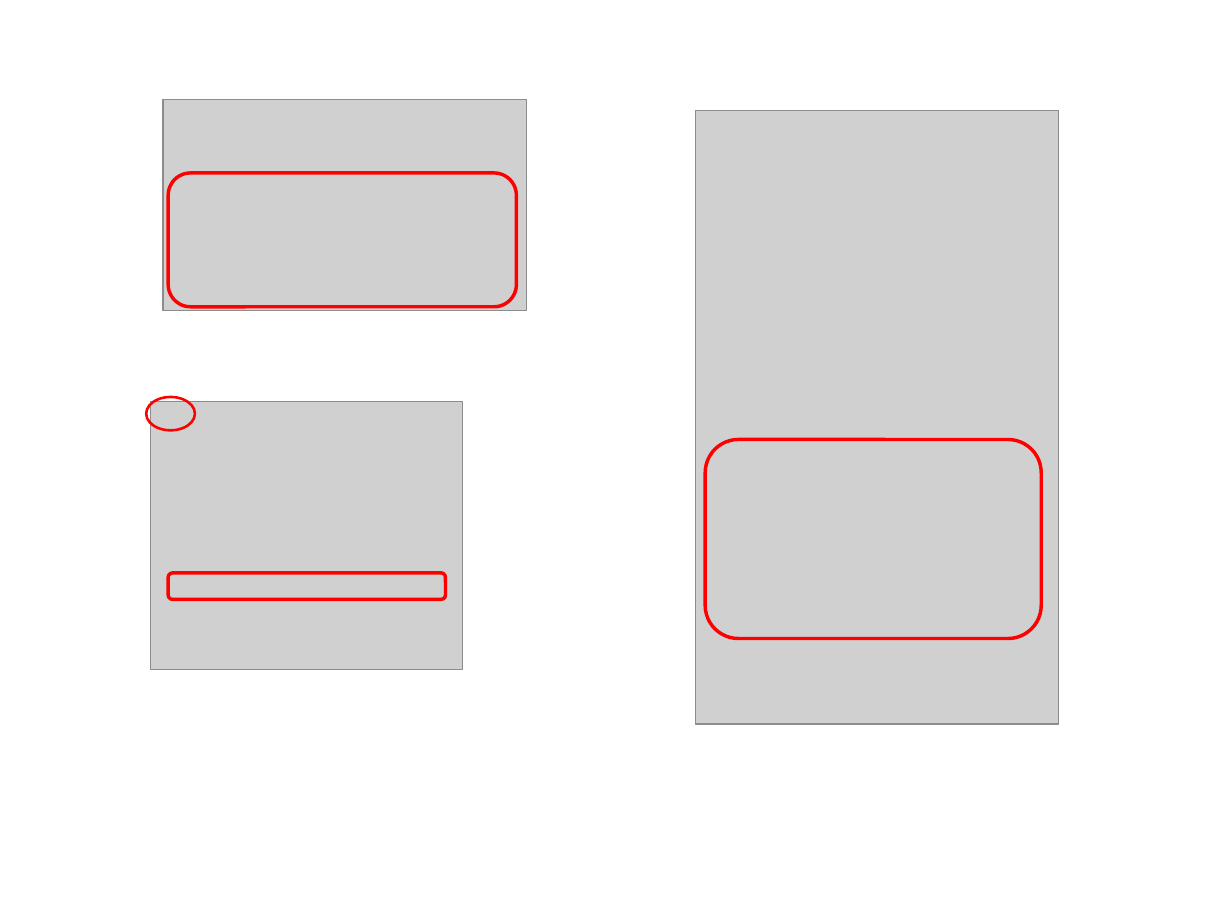
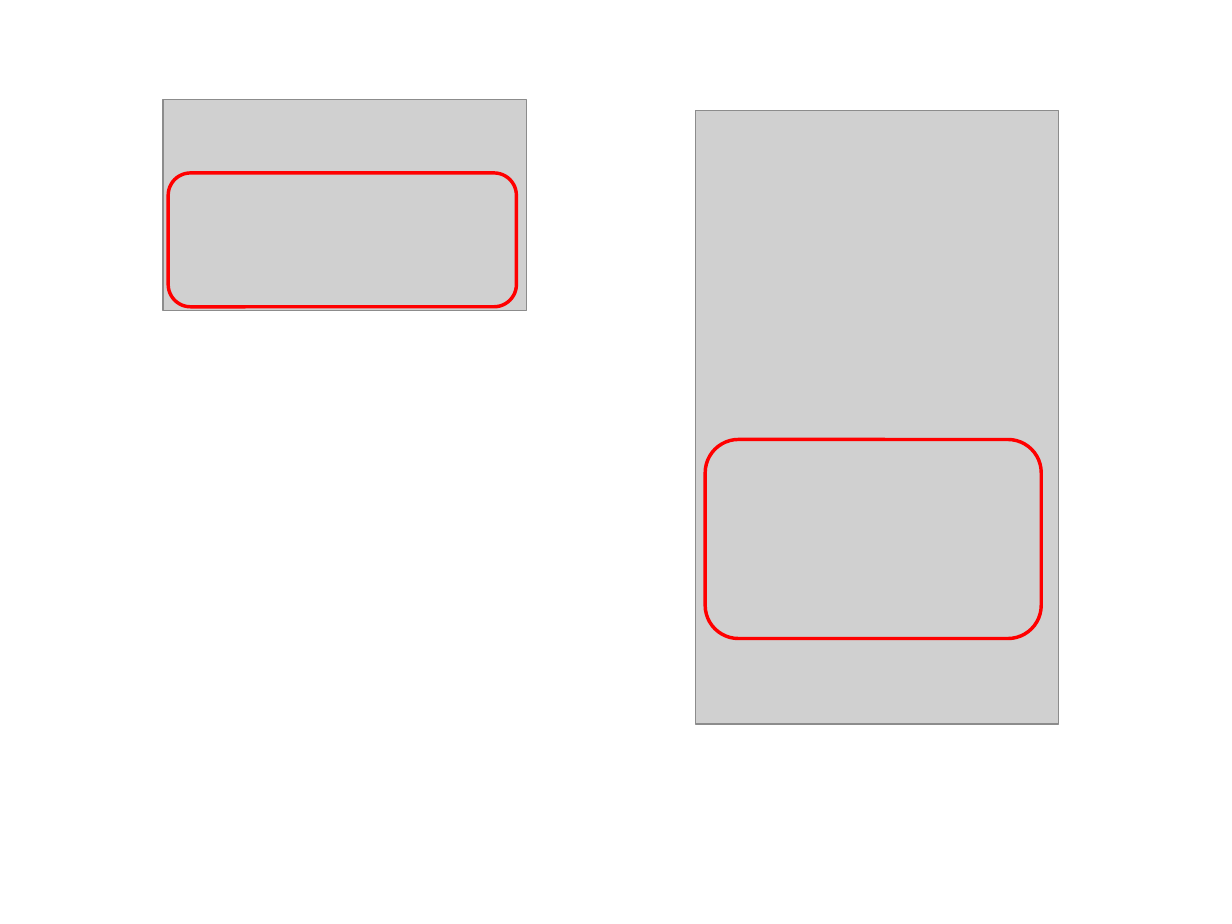
Before and after one commit to svech/Multifitting, a slide deck: slide 19 of manual/Pictures 2.0/Pictures 2.0.pptx. Drawn at 1232x924 pixels with LibreOffice and Linux fonts; fonts in the diff are those of the drawing; grey boxes stand for pictures. Boxes give left, top, right and bottom in pixels: in the first picture for what was removed or moved away, otherwise in the second. Text is boxed around its words. In the diff, an @@ line names an element or a change of style, - is before the commit and + after.

```diff
--- a/manual/Pictures 2.0/Pictures 2.0.pptx
+++ b/manual/Pictures 2.0/Pictures 2.0.pptx
@@ ellipse removed at [147, 397, 196, 430] @@
@@ picture removed at [150, 402, 462, 670] @@
@@ rounded rectangle removed at [169, 573, 446, 600] @@
```
Also in this commit, not shown: 1 slide added, 5 other files.
